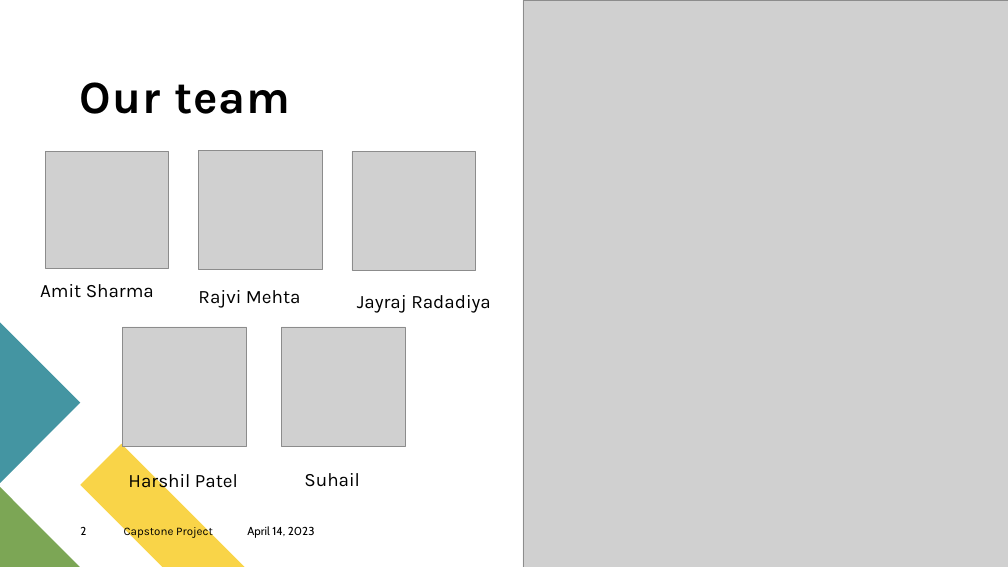
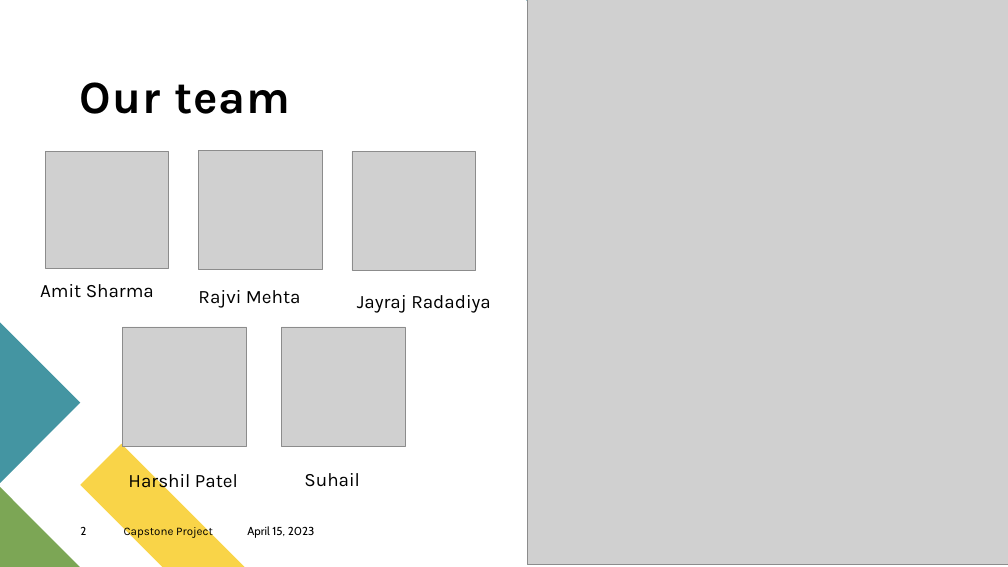
Before and after one commit to JayrajRadadiya/Capstone-Project, a slide deck: slide 2 of 09_Report_&_Presentation/Capstone_Project.pptx. Drawn at 1008x567 pixels with LibreOffice and Linux fonts; fonts in the diff are those of the drawing; grey boxes stand for pictures. Boxes give left, top, right and bottom in pixels: in the first picture for what was removed or moved away, otherwise in the second. Text is boxed around its words. In the diff, an @@ line names an element or a change of style, - is before the commit and + after.

```diff
--- a/09_Report_&_Presentation/Capstone_Project.pptx
+++ b/09_Report_&_Presentation/Capstone_Project.pptx
@@ picture: place and size @@
-picture at bbox=[523, 1, 1008, 567]
+picture at bbox=[528, 0, 1008, 565]
@@ freeform shape removed at bbox=[740, 0, 846, 53] @@
@@ text at bbox=[247, 526, 315, 538]: text changed @@
-April 14, 2023
+April 15, 2023
```
Also in this commit, not shown: 7 other slides changed.
